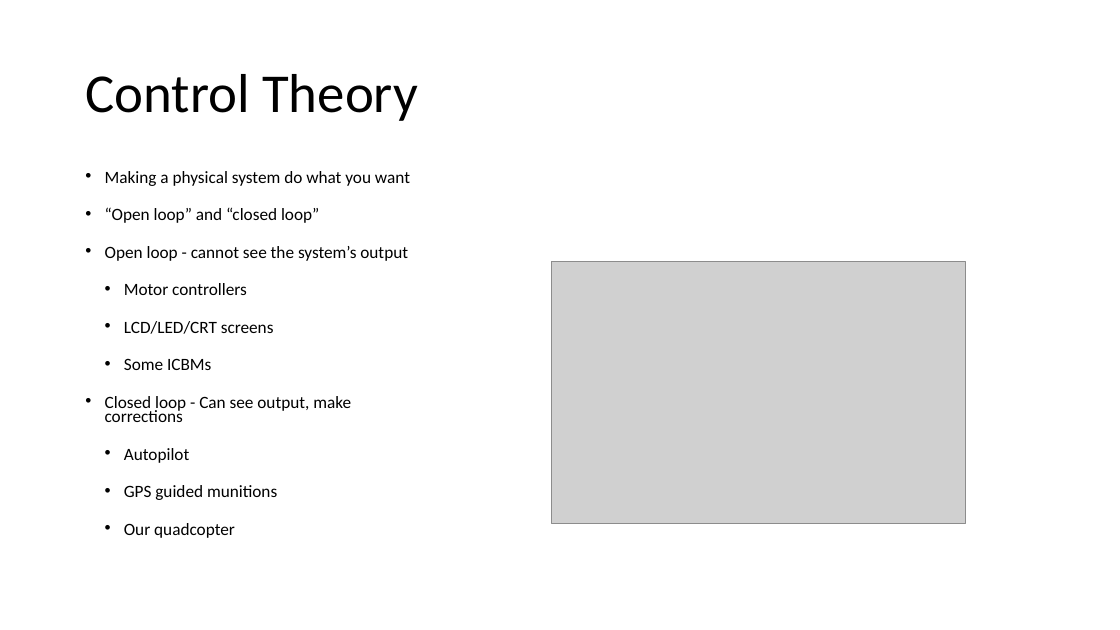
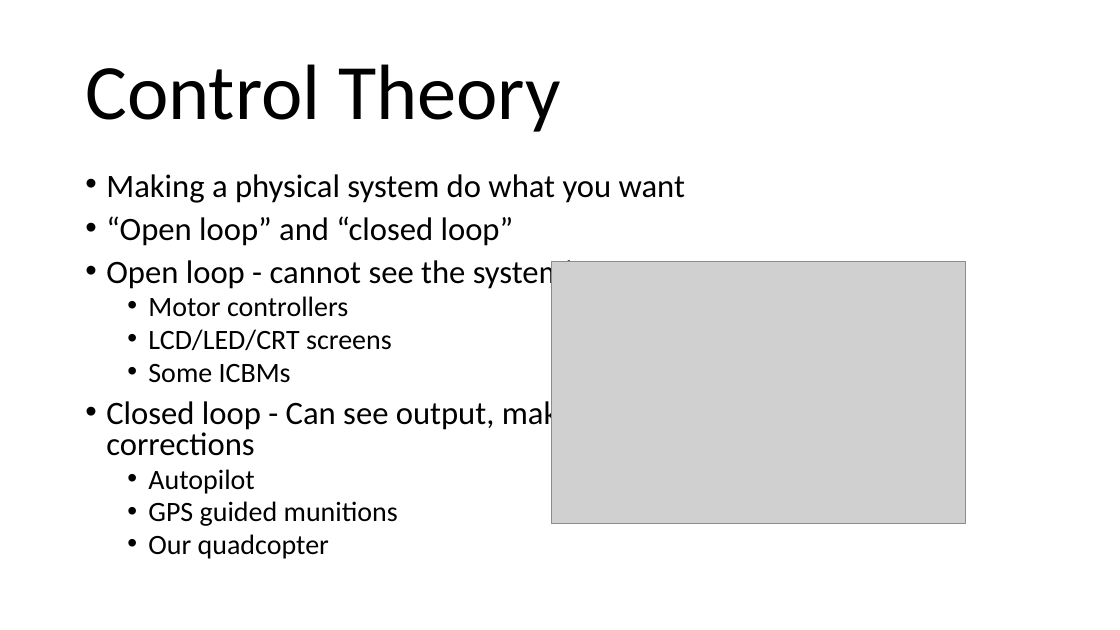
Before and after one commit to NVSL/QuadClass-Resources, a slide deck: slide 8 of labs/Implementing-PID/Implementing-PID.pptx (slide 4 before the commit). Drawn at 1120x630 pixels with LibreOffice and Linux fonts; fonts in the diff are those of the drawing; grey boxes stand for pictures. Boxes give left, top, right and bottom in pixels: in the first picture for what was removed or moved away, otherwise in the second. Text is boxed around its words. In the diff, an @@ line names an element or a change of style, - is before the commit and + after.

Commit message:
cleanup and write up for quadcopter assembly

```diff
--- a/labs/Implementing-PID/Implementing-PID.pptx
+++ b/labs/Implementing-PID/Implementing-PID.pptx
@@ title "Control Theory" at [85, 64, 561, 132]: size 47 to 67.2 pt @@
@@ text "Making a physical system do ..." at [106, 174, 685, 559]: size 14.8 to 28 pt in "Making a physical system do what you ...", "“Open loop” and “closed loop”", "Open loop - cannot see the system’s ...", "Closed loop - Can see output, make ..."; size 14.8 to 24 pt in "Motor controllers", "LCD/LED/CRT screens", "Some ICBMs", "Autopilot" and 2 more places; indent changed; line spacing 0.7 to 0.8; less space between paragraphs @@
```
Also in this commit, not shown: 8 other slides changed, 5 other files.
